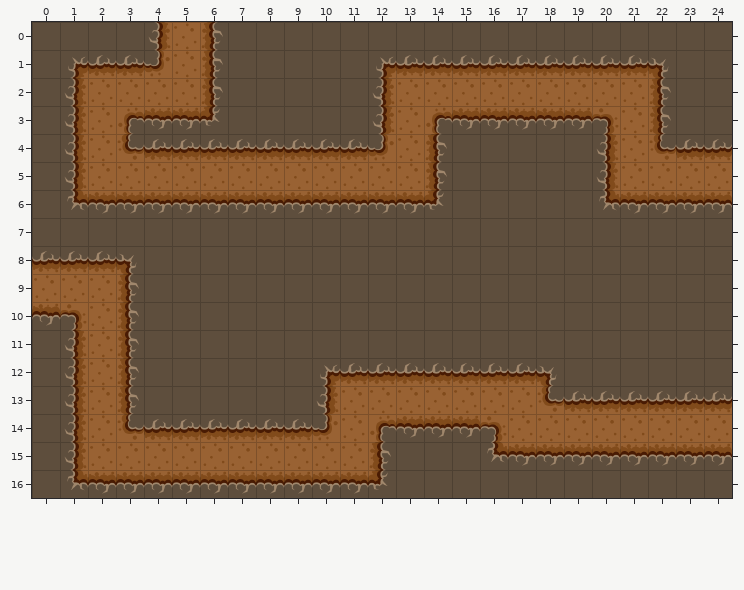
Tiled map -- public/tiled/06_multiple_fronts.tmx. The first picture shows the starting point.
Cells are 64x64 px. Shown: x 0..24, y 0..16.
And afterwards:
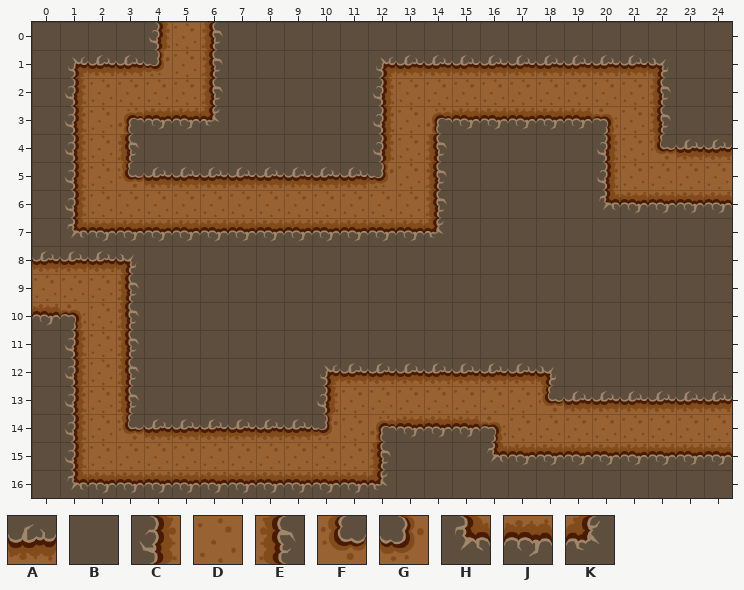
Key: from "TiledTDThree64": A 3, B 14, C 16, D 17, E 18, F 19, G 20, H 30, J 31, K 32.
_ is an empty cell, . an unchanged one.
Changes in this commit:
--- layer "Tile Layer 1"
@@ x 1..14 @@
- 4 ..FAAAAAAAAG..
- 5 ..DDDDDDDDDD..
- 6 HJJJJJJJJJJJJK
- 7 BBBBBBBBBBBBBB
+ 4 ..EBBBBBBBBC..
+ 5 ..FAAAAAAAAG..
+ 6 CDDDDDDDDDDDDE
+ 7 HJJJJJJJJJJJJK
